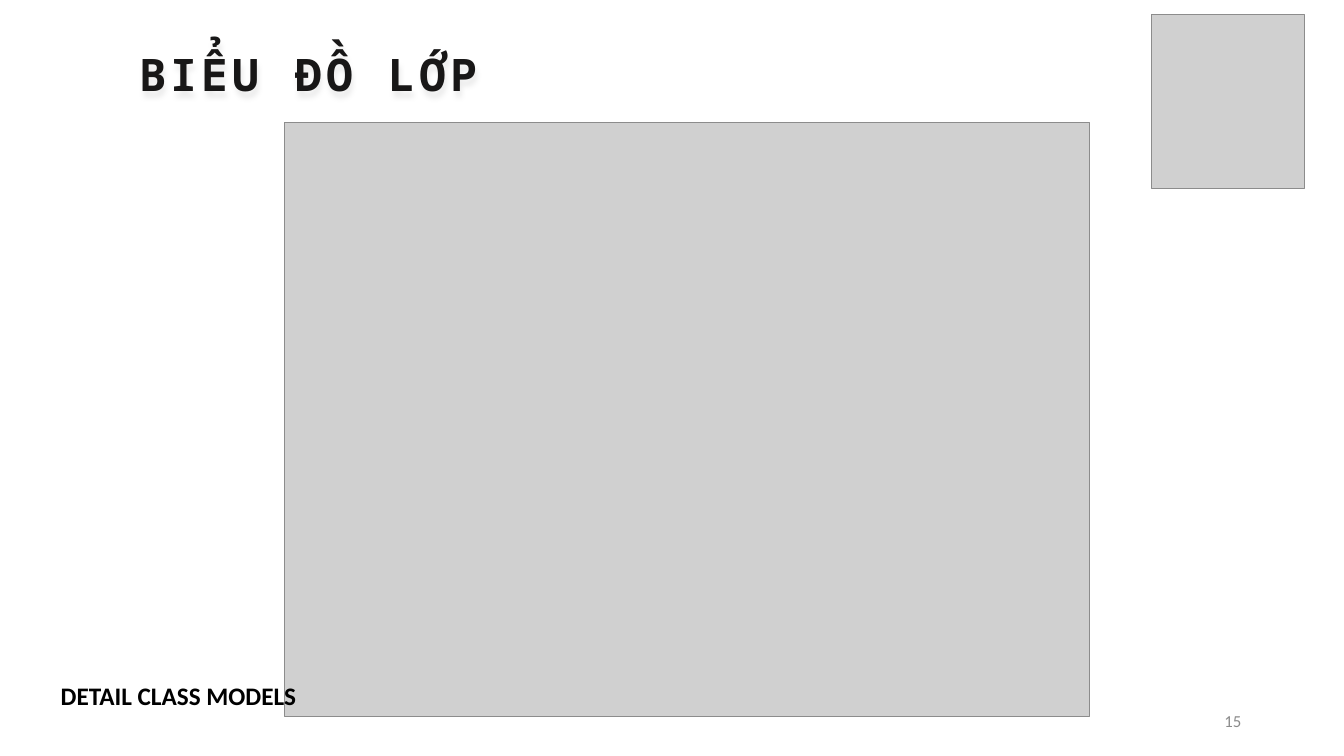
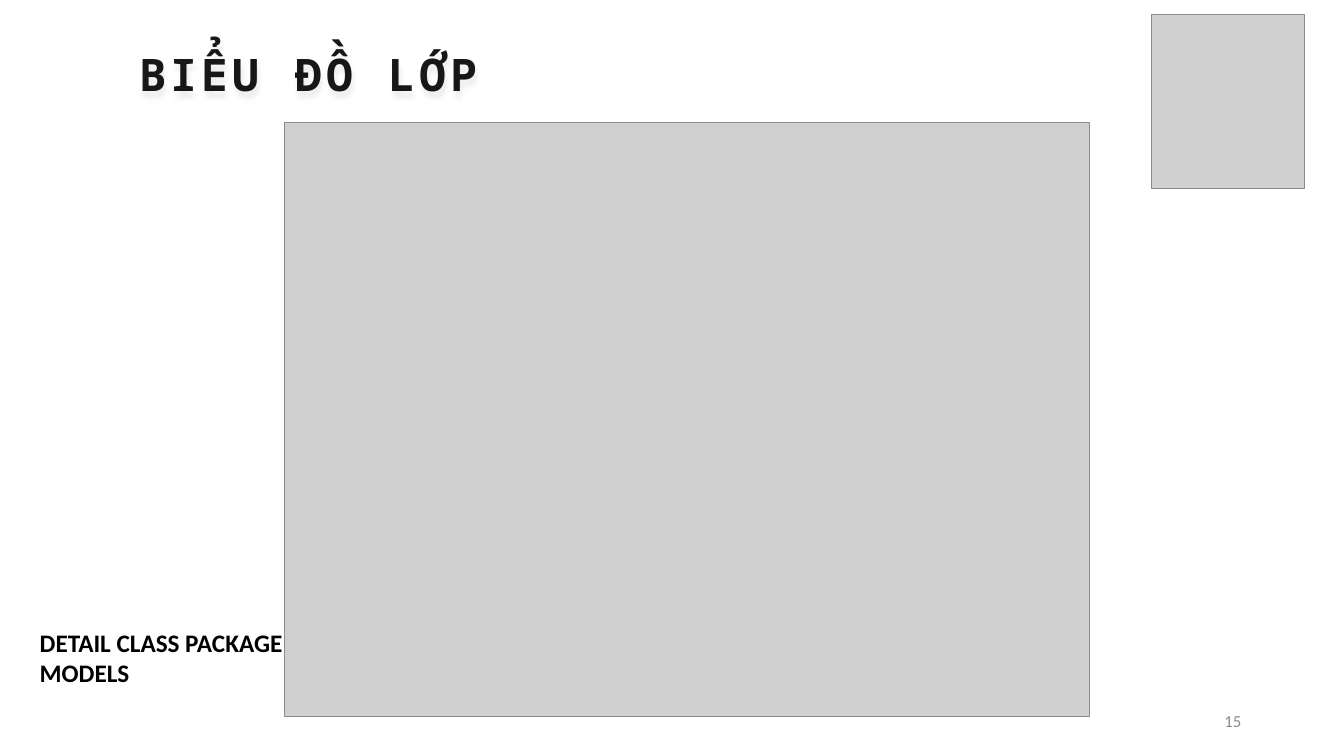
Before and after one commit to thanhhff/Cafe-Manager, a slide deck: slide 15 of report/FinalReport.pptx. Drawn at 1344x756 pixels with LibreOffice and Linux fonts; fonts in the diff are those of the drawing; grey boxes stand for pictures. Boxes give left, top, right and bottom in pixels: in the first picture for what was removed or moved away, otherwise in the second. Text is boxed around its words. In the diff, an @@ line names an element or a change of style, - is before the commit and + after.

```diff
--- a/report/FinalReport.pptx
+++ b/report/FinalReport.pptx
@@ text at [40, 635, 282, 682]: text changed @@
-DETAIL CLASS MODELS
+DETAIL CLASS PACKAGE
+MODELS
```
Also in this commit, not shown: 7 other slides changed.
